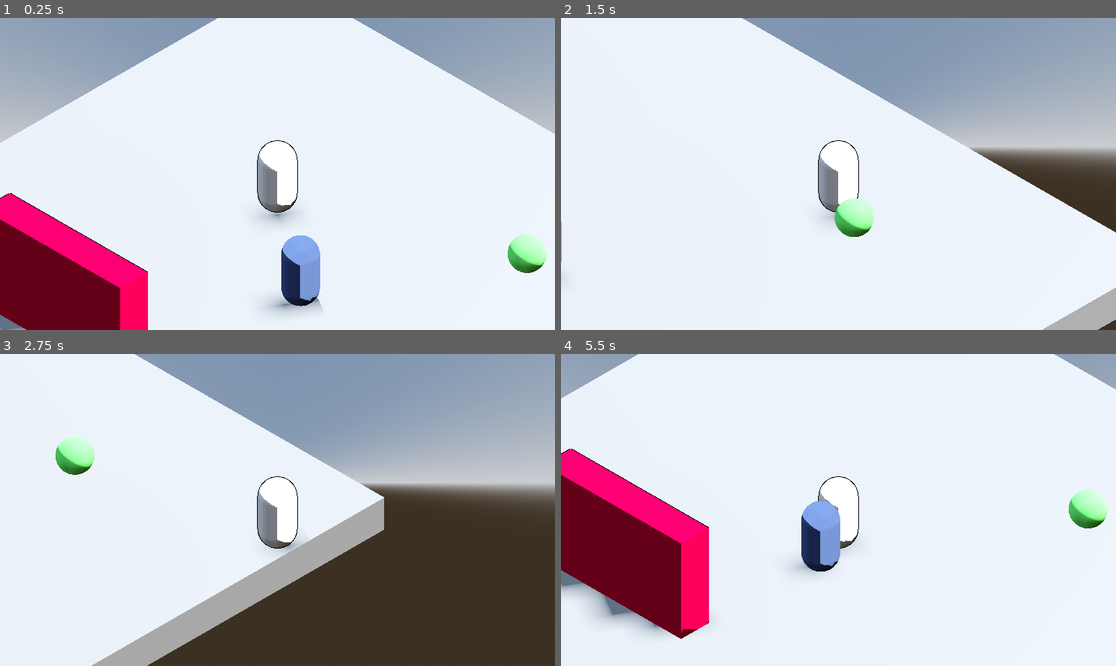
Above: before the commit, frames 1-4 (two rows, left to right).
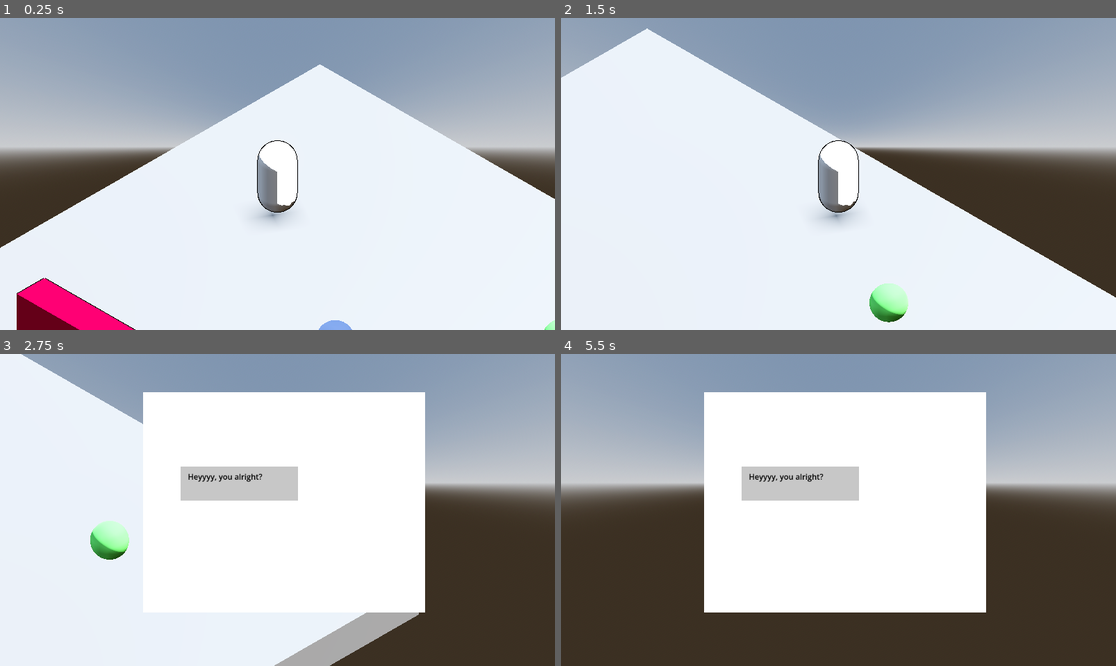
Above: after the commit, the same moments.

Repository: yashGhela/textmeback
Game: Godot game, scene res://levels/devlab.tscn
Two runs of this game, one before a commit and one after it. Both use one fixed random seed, a clock stepped at 60 frames per second and the inputs below. The project has no main scene, so this scene is started directly.
Inputs:
- Up to frame 1 (0.25 s): no input
- Up to frame 2 (1.5 s): tap Enter (ui_accept) at 0.5, 0.77 s; hold D (right) 0.53-1.28 s; hold E (interact) 0.53-1.28 s; hold S (back) from 1.28 s (still down); tap E (interact) at 1.35 s
- Up to frame 3 (2.75 s): tap Enter (ui_accept) at 1.52 s; release S (back) at 2.03 s; hold D (right) from 2.03 s (still down); hold E (interact) from 2.03 s (still down)
- Up to frame 4 (5.5 s): release D (right) at 2.78 s; release E (interact) at 2.78 s; hold W (forward) 2.78-3.53 s; tap E (interact) at 2.85, 4.35 s; tap Enter (ui_accept) at 3.02, 3.77, 4.52 s; hold E (interact) 3.53-4.28 s; hold A (left) 3.53-5.03 s; hold S (back) from 5.03 s (still down); hold E (interact) from 5.03 s (still down)

The runs differ from the first frame. In frame 1, 36% of the frame differs, in the area x 0-100%, y 0-100%; in frame 2, 20%; in frame 3, 32%; in frame 4, 67%.

Commit message:
greatly shortening the scan zone also intial state not working

Diff:
--- a/game-elements/boss.tscn
+++ b/game-elements/boss.tscn
@@ -25,7 +25,10 @@
 points = PackedVector3Array(-0.12520654, -0.532801, -0.4805069, 0.022783129, 0.4760704, 0.49888408, 0.16971254, 0.55914 …(1084 unchanged characters)…
 
 [sub_resource type="CylinderShape3D" id="CylinderShape3D_kiwkw"]
-height = 3.2856445
+height = 2.2565918
+
+[sub_resource type="SphereShape3D" id="SphereShape3D_bjyle"]
+radius = 0.94380283
 
 [node name="Boss" type="CharacterBody3D" unique_id=150727419]
 script = ExtResource("1_mn5np")
@@ -73,8 +76,14 @@
 [node name="seekzone" type="Area3D" parent="." unique_id=2118083472]
 
 [node name="CollisionShape3D" type="CollisionShape3D" parent="seekzone" unique_id=1645848901]
-transform = Transform3D(1, 0, 0, 0, -4.371139e-08, -1, 0, 1, -4.371139e-08, 0, 0, 2)
+transform = Transform3D(1, 0, 0, 0, -4.371139e-08, -1, 0, 1, -4.371139e-08, 0, 2.2490662e-08, 1.4854736)
 shape = SubResource("CylinderShape3D_kiwkw")
+
+[node name="closezone" type="Area3D" parent="." unique_id=1163722623]
+
+[node name="CollisionShape3D" type="CollisionShape3D" parent="closezone" unique_id=2041151364]
+shape = SubResource("SphereShape3D_bjyle")
 
 [connection signal="area_entered" from="seekzone" to="." method="_on_seekzone_area_entered"]
 [connection signal="area_exited" from="seekzone" to="." method="_on_seekzone_area_exited"]
+[connection signal="area_entered" from="closezone" to="." method="_on_closezone_area_entered"]
--- a/game-elements/caught_screen.tscn
+++ b/game-elements/caught_screen.tscn
@@ -13,18 +13,18 @@
 
 [node name="Label" type="Label" parent="." unique_id=1790627313]
 layout_mode = 0
-offset_left = 402.0
-offset_top = 236.0
-offset_right = 660.0
-offset_bottom = 263.0
+offset_left = 466.0
+offset_top = 278.0
+offset_right = 724.0
+offset_bottom = 305.0
 text = "YOU HAVE BEEN CAUGHT !"
 
 [node name="Button" type="Button" parent="." unique_id=1358272910]
 layout_mode = 0
-offset_left = 473.0
-offset_top = 287.0
-offset_right = 538.0
-offset_bottom = 318.0
+offset_left = 544.0
+offset_top = 339.0
+offset_right = 609.0
+offset_bottom = 370.0
 text = "Restart"
 
 [connection signal="pressed" from="Button" to="." method="_on_button_pressed"]
--- a/levels/devlab.tscn
+++ b/levels/devlab.tscn
@@ -50,7 +50,7 @@
 shape = SubResource("ConvexPolygonShape3D_stvgd")
 
 [node name="Player" parent="." unique_id=642970210 instance=ExtResource("1_hnn2g")]
-transform = Transform3D(1, 0, 0, 0, 1, 0, 0, 0, 1, -2.818861, 1.6111116, -2.5348568)
+transform = Transform3D(1, 0, 0, 0, 1, 0, 0, 0, 1, -6.131499, 1.6111116, -4.5901833)
 
 [node name="Barrier" parent="." unique_id=1751531890 node_paths=PackedStringArray("Player") instance=ExtResource("2_3xhu2")]
 transform = Transform3D(1, 0, 0, 0, 1, 0, 0, 0, 1, -2.7238507, 1.9842508, 5.27178)
@@ -78,3 +78,5 @@
 pathFollow = NodePath("..")
 path = NodePath("../..")
 pathStart = NodePath("../../PathStart")
+
+[editable path="Path3D/PathFollow3D/Boss"]
--- a/scripts/boss.gd
+++ b/scripts/boss.gd
@@ -25,4 +25,8 @@
 
 
 func _on_seekzone_area_entered(area: Area3D) -> void:
-	state_machine.current_state=chase # Replace with function body.
+	state_machine.current_state=chase
+
+
+func _on_closezone_area_entered(area: Area3D) -> void:
+	state_machine.current_state=chase
